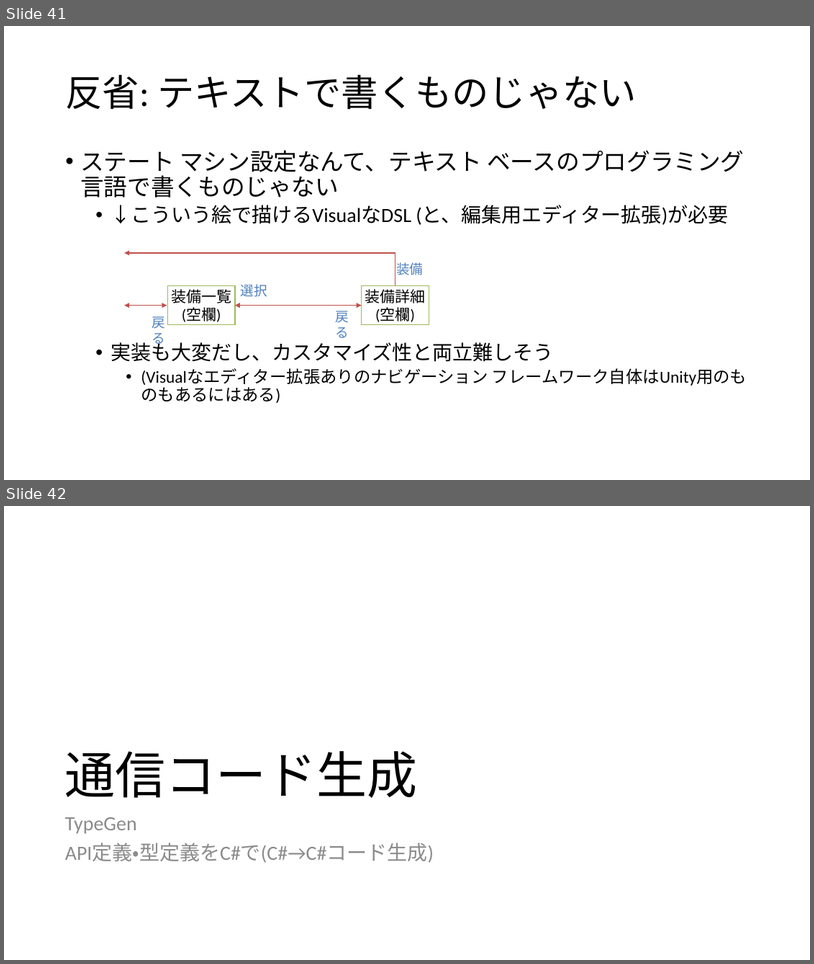
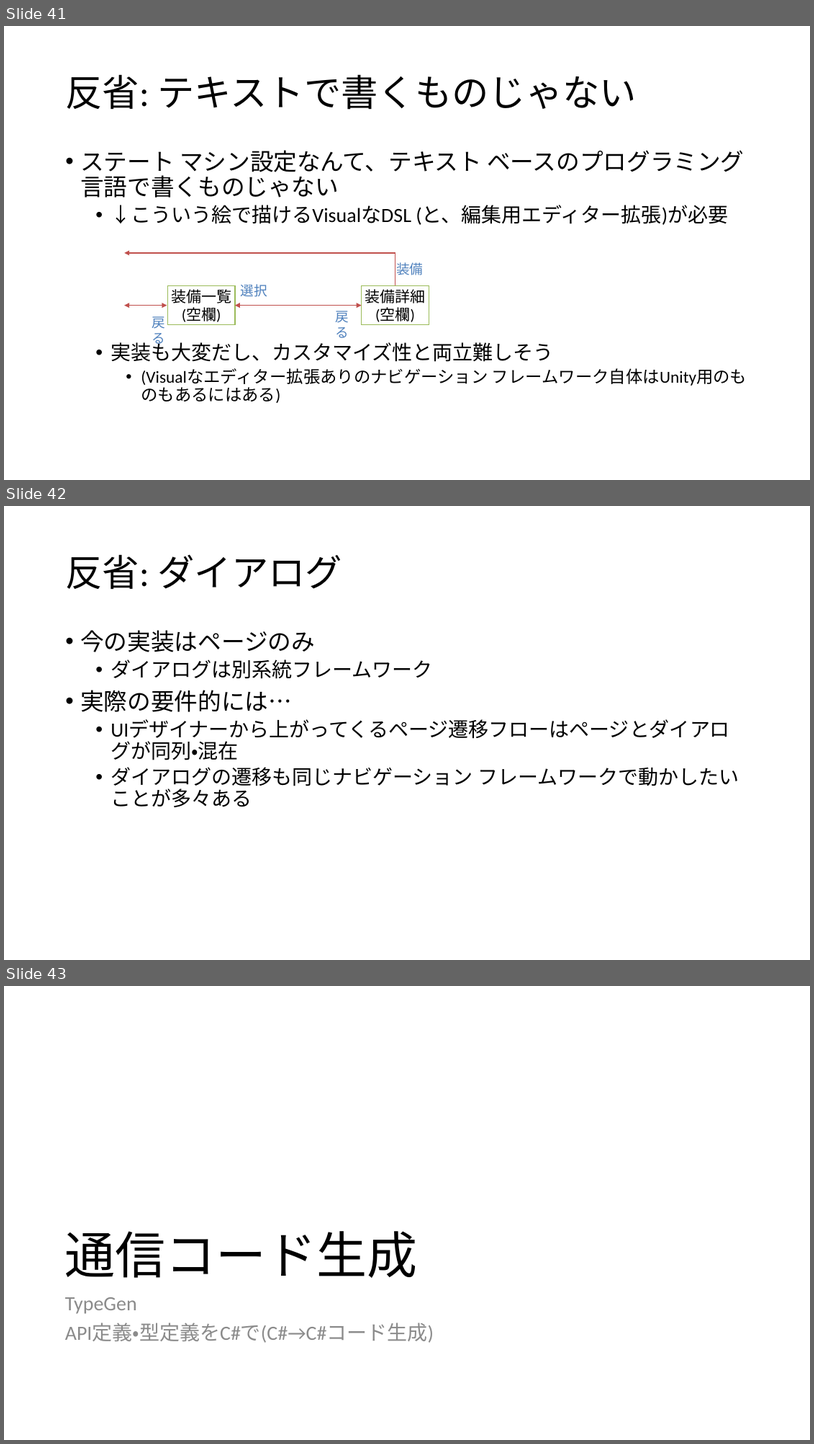
Before and after one commit to ppcuni/UnityCsharp20150321, a slide deck: doc/自社フレームワーク.pptx. Shown one above the other, each under a label of ours: slides 41 and 42 before the commit, slides 41, 42 and 43 after it. The pictures are 814x964 and 814x1444 pixels, drawn with LibreOffice and Linux fonts; fonts in the diff are those of the drawing. Boxes give left, top, right and bottom in pixels: in the first picture for what was removed or moved away, otherwise in the second. Text is boxed around its words. In the diff, an @@ line names an element or a change of style, - is before the commit and + after.

Commit message:
追記
・ナビゲーションフレームワークにはダイアログも統合したかった
・コード生成しすぎてバイナリサイズ肥大

```diff
--- a/doc/自社フレームワーク.pptx
+++ b/doc/自社フレームワーク.pptx
@@ slide 42 added at (x1=4, y1=506, x2=810, y2=960), background #FFFFFF @@
@@ title added at (x1=65, y1=554, x2=343, y2=589), 44 pt, text #000000 @@
+反省: ダイアログ
@@ text added at (x1=80, y1=630, x2=739, y2=807), 24 pt, text #000000 @@
+• 今の実装はページのみ
+  • ダイアログは別系統フレームワーク
+• 実際の要件的には…
+  • UIデザイナーから上がってくるページ遷移フローはページとダイアログが同列・混在
+  • ダイアログの遷移も同じナビゲーション フレームワークで動かしたいことが多々ある
@@ what was slide 42 is now slide 43 @@
```
Also in this commit, not shown: 1 other slide added.
